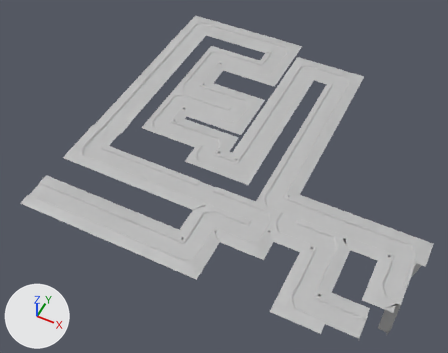
Renders of the FBX model Assets/Prefabs/Level_1/Path_1.fbx from each side of a commit.
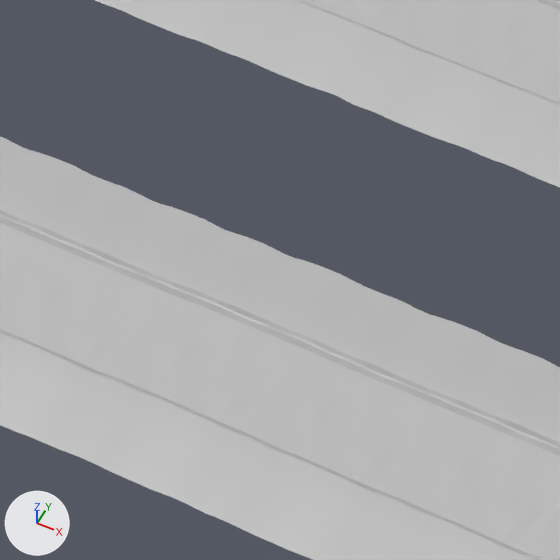
Old and new are each drawn whole from a 50 mm camera at (0.075, -4.485, 5.116) aimed at (-1.949, -0.439, 0.058) and again close up on the part from 13% to 30% of the width and 46% to 67% of the height. The lights are fixed; the arrows at lower left show +X, +Y and +Z. Where no turn or scale is listed for an object, it has been applied to the vertices.

Objects in the first close-up: 'Top_Path'.
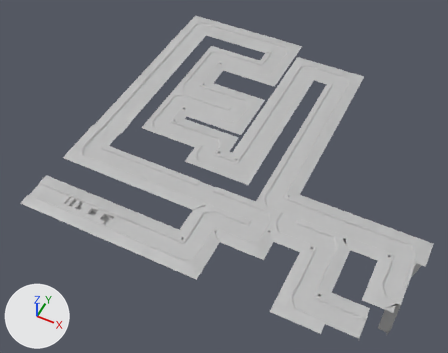
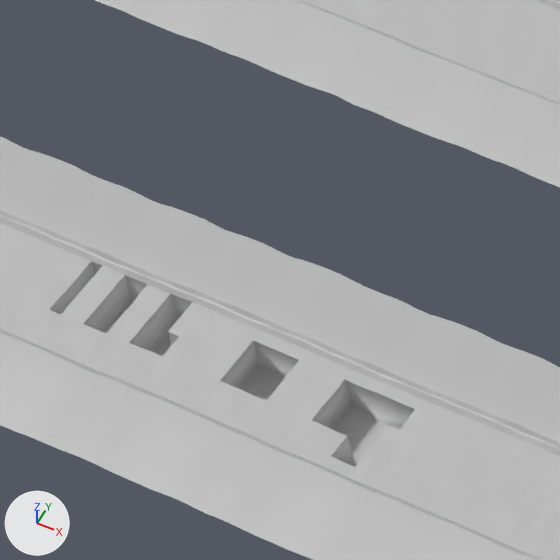
The change, as a diff of the scene's bpy script:
```diff
--- a/Assets/Prefabs/Level_1/Path_1.fbx.py
+++ b/Assets/Prefabs/Level_1/Path_1.fbx.py
@@ me_mesh @@
 # used by ob_top_path; location = (-1.566, -0.124, 0.202)
-me_mesh.from_pydata(...)  # 21623 vertices, 20549 faces; spans x -1.87..1.87, y -1.8..1.8, z -0.31..0.22
+me_mesh.from_pydata(...)  # 21705 vertices, 20631 faces; spans x -1.87..1.87, y -1.8..1.8, z -0.31..0.22
+# me_mesh part 1
+# 22 vertices are removed from x -1.41..-0.97, y -1.63..-1.54, z 0.21
+# 67 faces are deleted
+# 4 vertices in x -1.17..-1.0, y -1.57..-1.55, z 0.21 move by (0.0, 0.02, -0.07)
+# 7 vertices move from x -1.19..-0.98, y -1.59..-1.55, z 0.21 to x -1.21..-0.97, y -1.61..-1.53, z 0.14
+# 42 vertices are added at x -1.48..-0.94, y -1.63..-1.53, z 0.14
+# 48 new vertices lie (0.0, 0.0, -0.07) away from vertices in x -1.48..-0.97, y -1.65..-1.52, z 0.21
+# 14 new vertices lie (0.0, 0.01, -0.07) away from vertices in x -1.48..-0.95, y -1.65..-1.54, z 0.21
+# 149 new faces join them
 me_mesh.materials.append(mat_lambert1)
```

What differs and where, as boxes (x1, y1, x2, y2) in the close-ups (560 x 560 px):
part 1 of me_mesh, built on: (49, 261, 415, 467) in both
